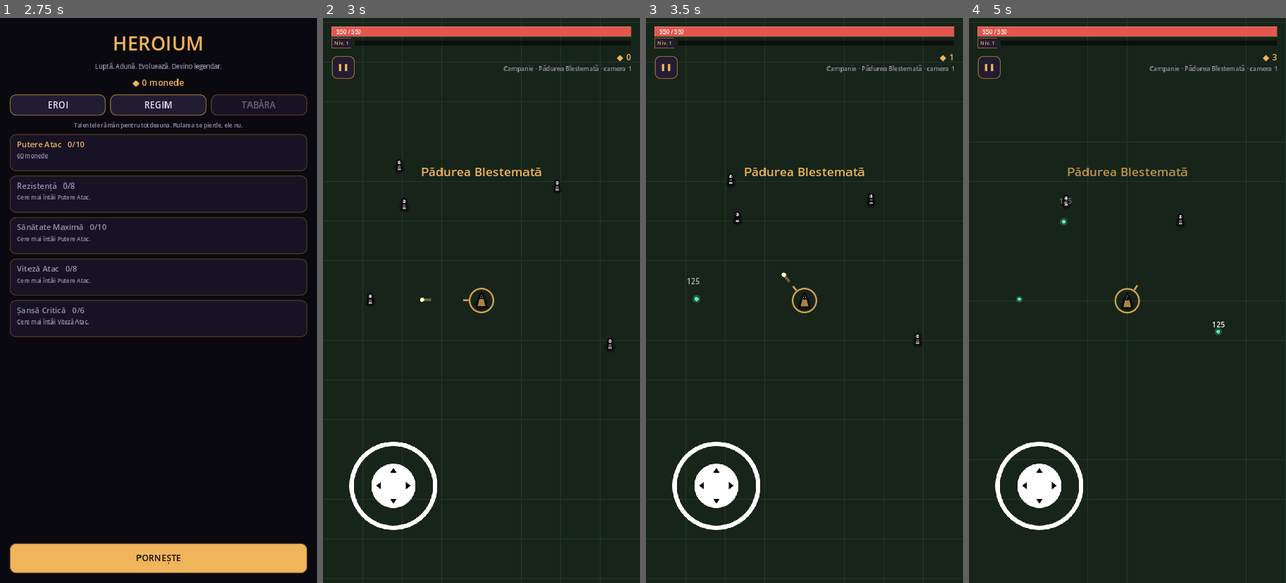
Above: before the commit, frames 1-4 (left to right).
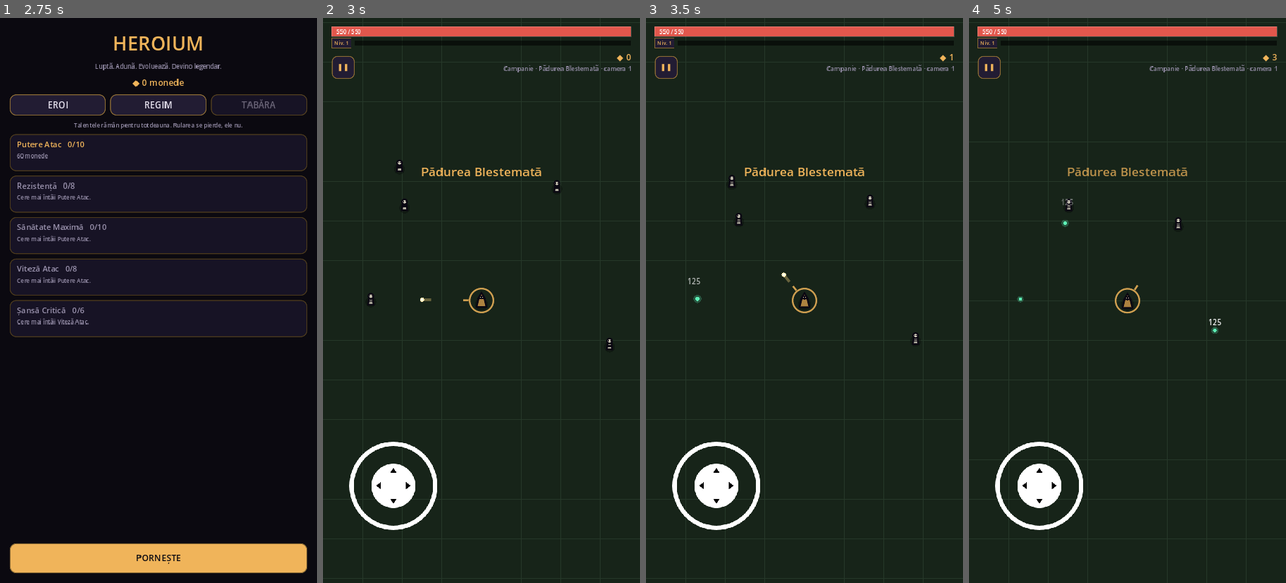
Above: after the commit, the same moments.

Repository: nistordaniel06-cpu/termux-ai-setup
Game: Godot game, scene res://scenes/ui/main_menu.tscn
Same seed, same stepped clock (60 frames per second), same inputs: the game is played once before the commit and once after it.
Inputs:
- Up to frame 1 (2.75 s): click "REGIM" at 0.5 s; click "EROI" at 1.25 s; click "TABĂRA" at 2 s
- Up to frame 2 (3 s): click "PORNEȘTE" at 2.75 s
- Up to frame 3 (3.5 s): no input
- Up to frame 4 (5 s): click "❚❚" at 3.5 s; click "CONTINUĂ" at 4.25 s

Frame 1 is identical in both runs. In frame 2, less than 0.1% of the frame differs, in the area x 14-92%, y 25-59%; in frame 3, 0.1%; in frame 4, 0.3%, in the area x 14-81%, y 31-57%.

Commit message:
Scale enemy power from control difficulty

Diff:
--- a/games/heroium/scripts/systems/arena.gd
+++ b/games/heroium/scripts/systems/arena.gd
@@ -1,38 +1,22 @@
 class_name Arena
 extends Node2D
-
-## Rularea in sine: camere una dupa alta, prin locatii, pana cazi.
-##
-## O camera se incheie cand ultimul inamic a murit. Cand se termina camerele unei
-## locatii vine seful ei, iar dupa el urmatoarea locatie. Dupa ultima locatie
-## campania nu se opreste: se reia ultima, dar treapta de dificultate creste mai
-## departe, deci "endless" nu inseamna "la nesfarsit la fel de usor".
-##
-## Nimic din ce e aici nu stie ce fel de inamici exista - asta scrie in Location.
 
 signal room_started(room: int, is_boss: bool)
 signal room_cleared(room: int)
 signal location_entered(location: Location)
 signal run_ended(rooms_cleared: int, coins_earned: int)
-## Campania a fost dusa pana la capat. Doar Campanie se poate castiga.
 signal run_won(rooms_cleared: int, coins_earned: int)
-## Un sef a intrat in camera. HUD-ul ii pune bara mare sus.
 signal boss_spawned(enemy: Enemy)
 
 @export var enemy_scene: PackedScene
 @export var xp_orb_scene: PackedScene
-## Cat de departe de erou pot aparea inamicii.
 @export var spawn_radius: float = 420.0
-## Cat de aproape de erou are voie sa apara un inamic.
 @export var min_spawn_distance: float = 260.0
-## Ragazul dintre doua camere, cat sa vezi ca ai scapat.
 @export var breather: float = 1.3
 
 var location: Location = null
 var location_index: int = 0
-## A cata camera din locatia curenta.
 var room: int = 1
-## Cate camere ai curatat in rularea asta - tot ea e treapta de dificultate.
 var rooms_cleared: int = 0
 var coins_earned: int = 0
 var is_over: bool = false
@@ -45,21 +29,12 @@
 @onready var _floor: ArenaFloor = $Floor
 @onready var _camera: Camera2D = $Hero/Camera2D
 
-
 func _ready() -> void:
 	randomize()
-
-	# Autoloadul supravietuieste reincarcarii scenei, dar nodurile spre care
-	# arata nu: de aceea se leaga din nou la fiecare rulare.
 	Fx.setup(_world, _camera)
-
 	_hero.died.connect(_on_hero_died)
 	_hero.set_projectile_container(_world)
-
 	_enter_location(0)
-
-
-# ====================== LOCATII ======================
 
 func _enter_location(index: int) -> void:
 	location_index = index
@@ -75,9 +50,6 @@
 	location_entered.emit(location)
 	Fx.toast(location.display_name)
 	build_room()
-
-
-# ====================== CAMERE ======================
 
 func build_room() -> void:
 	if location == null or enemy_scene == null:
@@ -97,8 +69,6 @@
 
 	room_started.emit(room, is_boss)
 
-
-## In Boss Rush fiecare camera e a unui sef; in rest doar ultima din locatie.
 func _is_boss_room() -> bool:
 	if location == null or location.boss == null:
 		return false
@@ -106,22 +76,29 @@
 		return true
 	return location.is_boss_room(room)
 
-
-## Un fel de inamic din cei pe care camera asta ii poate aduce.
 func _pick_type() -> EnemyType:
 	var pool := location.available_types(room)
 	if pool.is_empty():
 		return null
 	return pool[randi() % pool.size()]
 
-
 func _spawn_enemy(type: EnemyType) -> void:
 	if type == null:
 		return
 
 	var enemy: Enemy = enemy_scene.instantiate()
-	# Datele intra inainte de intrarea in arbore, ca `_ready` sa le gaseasca gata.
 	enemy.setup(type, rooms_cleared)
+
+	# Controlul ales de jucator devine parte din risc/recompensa:
+	# cu cat jocul este mai automatizat, cu atat adversarii primesc mai multa putere.
+	# Nu aplicam tot multiplicatorul la fiecare atribut, pentru a evita spike-uri
+	# nedrepte. HP primeste full scaling, damage 75%, viteza 35%.
+	var difficulty := clampf(_hero.get_enemy_difficulty_multiplier(), 1.0, 1.50)
+	enemy.max_health *= difficulty
+	enemy.health = enemy.max_health
+	enemy.contact_damage *= lerpf(1.0, difficulty, 0.75)
+	enemy.move_speed *= lerpf(1.0, difficulty, 0.35)
+
 	_world.add_child(enemy)
 	enemy.global_position = _pick_spawn_point()
 	enemy.died.connect(_on_enemy_died)
@@ -131,10 +108,6 @@
 		enemy.phase_changed.connect(_on_boss_phase)
 		boss_spawned.emit(enemy)
 
-
-## Seful s-a infuriat. Ajutoarele le aduce arena, nu el: el n-are de unde sti
-## unde e loc liber, iar `_alive` trebuie sa le numere ca sa nu se incheie camera
-## cat inca misca ceva.
 func _on_boss_phase(enemy: Enemy, phase: int) -> void:
 	if phase < 2 or enemy.type == null:
 		return
@@ -146,9 +119,6 @@
 	for i in enemy.type.summon_count:
 		_spawn_enemy.call_deferred(summons)
 
-
-## Punct la distanta de erou, dar tot inauntrul camerei - altfel inamicii ar
-## aparea dincolo de pereti si n-ar mai avea cum sa ajunga la el.
 func _pick_spawn_point() -> Vector2:
 	var bounds := _floor.room_rect().grow(-60.0)
 
@@ -159,29 +129,16 @@
 		if bounds.has_point(point):
 			return point
 
-	# Camera e prea stramta pentru inelul cerut: pune-l oriunde inauntru.
 	return Vector2(
 		randf_range(bounds.position.x, bounds.end.x),
 		randf_range(bounds.position.y, bounds.end.y),
 	)
 
-
-## Goleste camera inainte sa fie construita cea noua.
-##
-## In mersul normal al jocului n-a mai ramas niciun inamic aici - camera se
-## incheie tocmai cand moare ultimul. Ii stergem oricum, ca o camera "noua" sa
-## fie mereu chiar noua: altfel un salt de locatie s-ar aseza peste ce era si
-## numaratoarea `_alive` n-ar mai corespunde cu ce e pe ecran.
-##
-## Cioburile de experienta NU se sterg aici - pe acelea le culege eroul.
 func _clear_leftovers() -> void:
 	for node in _world.get_children():
 		if node is Enemy or node is Projectile or node is EnemyProjectile or node is Telegraph:
 			node.queue_free()
 
-
-# ====================== SFARSIT DE CAMERA ======================
-
 func _on_enemy_died(enemy: Enemy) -> void:
 	coins_earned += enemy.coin_reward
 	GameState.add_coins(enemy.coin_reward)
@@ -194,7 +151,6 @@
 	_advancing = true
 	_advance_room()
 
-
 func _drop_orb(at: Vector2, xp: int) -> void:
 	if xp_orb_scene == null:
 		return
@@ -202,10 +158,7 @@
 	var orb: XpOrb = xp_orb_scene.instantiate()
 	orb.xp = xp
 	orb.position = _world.to_local(at)
-	# Inamicul moare in mijlocul unei interogari de fizica (l-a lovit o sageata),
-	# iar acolo serverul nu accepta zone noi. Ciobul intra la capatul cadrului.
 	_world.add_child.call_deferred(orb)
-
 
 func _advance_room() -> void:
 	rooms_cleared += 1
@@ -216,21 +169,12 @@
 	if is_over or not is_inside_tree():
 		return
 
-	# Ce a ramas pe jos vine singur la tine. Altfel ultima treaba dintr-o camera
-	# curatata ar fi sa maturi podeaua, exact opusul a ce cere jocul. Se face
-	# dupa ragaz, nu in clipa ultimei morti, ca sa nu stearga zone din fizica
-	# chiar in mijlocul pasului care le-a omorat.
 	_collect_remaining_orbs()
 	_advancing = false
 	_go_to_next_room()
 
-
-## Unde ajunge jucatorul dupa ce a curatat camera. Singurul loc din arena unde
-## regimul ales chiar schimba ceva.
 func _go_to_next_room() -> void:
 	if GameState.selected_mode == GameState.Mode.BOSS_RUSH:
-		# Fiecare camera e a unui sef, deci trecem prin locatii ca sa nu fie
-		# mereu acelasi; treapta creste oricum cu numarul de camere.
 		_enter_location(location_index + 1)
 		return
 
@@ -239,18 +183,14 @@
 		build_room()
 		return
 
-	# Locatia s-a incheiat. In Campanie, ultima inseamna ca ai terminat jocul;
-	# in Supraviețuire se reia ultima locatie, cu inamici tot mai grei.
 	if GameState.selected_mode == GameState.Mode.CAMPAIGN and _is_last_location():
 		_win_run()
 		return
 
 	_enter_location(location_index + 1)
 
-
 func _is_last_location() -> bool:
 	return location_index >= GameState.locations.size() - 1
-
 
 func _win_run() -> void:
 	if is_over:
@@ -262,7 +202,6 @@
 	GameState.register_run_result(rooms_cleared)
 	run_won.emit(rooms_cleared, coins_earned)
 	get_tree().paused = true
-
 
 func _collect_remaining_orbs() -> void:
 	for node in _world.get_children():
@@ -271,9 +210,6 @@
 			Fx.burst(node.global_position, Color("5ef0b6"), 4, 90.0)
 			node.queue_free()
 
-
-# ====================== SFARSIT DE RULARE ======================
-
 func _on_hero_died() -> void:
 	if is_over:
 		return
@@ -282,7 +218,4 @@
 	Fx.shake(9.0, 0.5)
 	GameState.register_run_result(rooms_cleared)
 	run_ended.emit(rooms_cleared, coins_earned)
-
-	# Ingheata camera. Ecranele de interfata ruleaza mai departe
-	# (process_mode "always") si preiau ce alege jucatorul.
 	get_tree().paused = true
